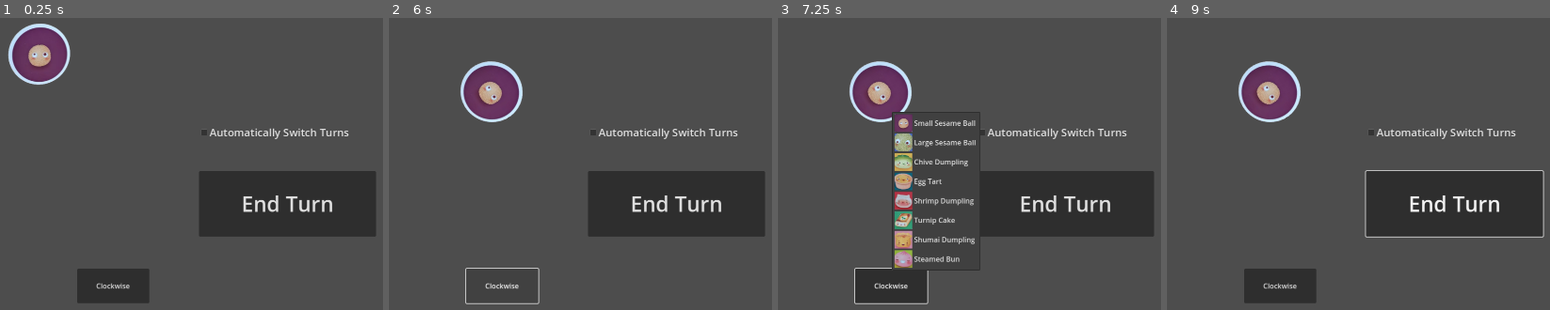
Above: before the commit, frames 1-4 (left to right).
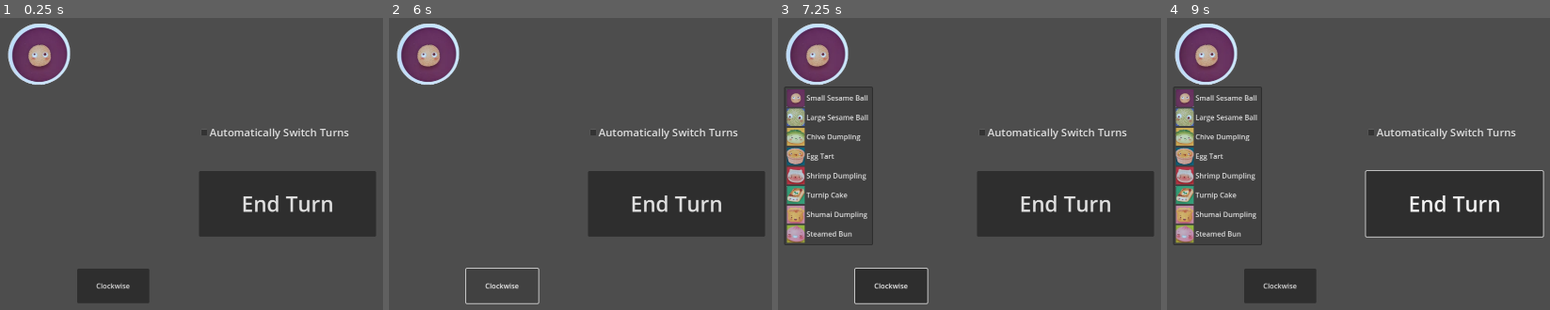
Above: after the commit, the same moments.

Repository: BrandonChang1/CPSC481AIsushidimsum
Game: Godot game, scene res://main.tscn
Same seed, same stepped clock (60 frames per second), same inputs: the game is played once before the commit and once after it.
Inputs (mouse positions are in pixels of both pictures, inside the frame that each line leads up to; where the layout moved, square brackets give the same spot in the first picture):
- Up to frame 1 (0.25 s): no input
- Up to frame 2 (6 s): click (427, 53) at 0.52 s; click (427, 53) at 1.27 s; click (427, 53) at 2.02 s; click (427, 53) at 2.77 s; click (427, 53) at 3.52 s; click (427, 53) at 4.25 s; click "End Turn" at 5 s; click "Clockwise" at 5.75 s
- Up to frame 3 (7.25 s): click (816, 53) [881, 91] at 6.5 s
- Up to frame 4 (9 s): click (1205, 53) at 7.27 s; click "End Turn" at 8 s; click (1205, 53) at 8.77 s

The runs differ from the first frame. In frame 1, 0.1% of the frame differs, in the area x 1-19%, y 1-23%; in frame 2, 5.4%; in frame 3, 13%, in the area x 1-53%, y 1-87%; in frame 4, 9.1%.
Error after the commit: Parse Error: Identifier "bowl" not declared in the current scope. (res://main.tscn::GDScript_pa3jy:48)

Commit message:
working on rotating

Diff:
--- a/main.tscn
+++ b/main.tscn
@@ -16,7 +16,15 @@
 # for opponents, do simple label counter, for yourself do stacked icons
 extends Control
 
+@onready var bowl0 = $Bowl0
 @onready var bowl1 = $Bowl1
+@onready var bowl2 = $Bowl2
+@onready var bowl3 = $Bowl3
+@onready var bowl4 = $Bowl4
+@onready var bowl5 = $Bowl5
+
+var bowls = [bowl0, bowl1, bowl2, bowl3, bowl4, bowl5] # why can this not be const?
+var rotations = [0, 60 * 1, 60 * 2, 60 * 3, 60 * 4, 60 * 5]
 
 enum {
 	small_sesame,
@@ -49,6 +57,15 @@
 	for n in num_players:
 		player_foods.append([0,0,0,0,0,0,0,0]) # watch out, this is a shallow copy. see the abandoned mahjong for more on this.
 
+	# for n in 6:
+	bowl[n].set_rotation_degrees(bowl1.get_rotation_degrees() + 60)
+	bowl2.set_rotation_degrees(bowl2.get_rotation_degrees() + 60 * 2)
+	bowl3.set_rotation_degrees(bowl3.get_rotation_degrees() + 60 * 3)
+	bowl4.set_rotation_degrees(bowl4.get_rotation_degrees() + 60 * 4)
+	bowl5.set_rotation_degrees(bowl5.get_rotation_degrees() + 60 * 5)
+
+
+
 # Called every frame. 'delta' is the elapsed time since the previous frame.
 func _process(delta: float) -> void:
 	pass
@@ -76,6 +93,7 @@
 		inc_turn()
 	if arg1 == \"cw\":
 		print(\"cw button pressed\")
+		bowl1.set_rotation_degrees(bowl1.get_rotation_degrees() + 60)
 		bowl1.set_rotation_degrees(bowl1.get_rotation_degrees() + 60)
 
 
@@ -145,7 +163,217 @@
 script = SubResource("GDScript_pa3jy")
 metadata/_edit_lock_ = true
 
+[node name="Bowl0" type="MenuButton" parent="."]
+unique_name_in_owner = true
+layout_mode = 1
+anchors_preset = -1
+offset_left = 792.0
+offset_top = 304.0
+offset_right = 940.0
+offset_bottom = 451.0
+grow_horizontal = 2
+grow_vertical = 2
+pivot_offset = Vector2(72, 240)
+theme_override_icons/icon = ExtResource("1_tg8bt")
+expand_icon = true
+switch_on_hover = true
+item_count = 8
+popup/item_0/text = "Small Sesame Ball"
+popup/item_0/icon = ExtResource("2_hj5bs")
+popup/item_1/text = "Large Sesame Ball"
+popup/item_1/icon = ExtResource("3_wolko")
+popup/item_1/id = 1
+popup/item_2/text = "Chive Dumpling"
+popup/item_2/icon = ExtResource("4_wy32f")
+popup/item_2/id = 2
+popup/item_3/text = "Egg Tart"
+popup/item_3/icon = ExtResource("4_fhocb")
+popup/item_3/id = 3
+popup/item_4/text = "Shrimp Dumpling"
+popup/item_4/icon = ExtResource("5_82ukx")
+popup/item_4/id = 4
+popup/item_5/text = "Turnip Cake"
+popup/item_5/icon = ExtResource("6_l42ue")
+popup/item_5/id = 5
+popup/item_6/text = "Shumai Dumpling"
+popup/item_6/icon = ExtResource("7_q68mw")
+popup/item_6/id = 6
+popup/item_7/text = "Steamed Bun"
+popup/item_7/icon = ExtResource("8_k300g")
+popup/item_7/id = 7
+script = SubResource("GDScript_1dx7h")
+metadata/bowl_index = 0
+metadata/current_item = 0
+
 [node name="Bowl1" type="MenuButton" parent="."]
+layout_mode = 1
+anchors_preset = -1
+offset_left = 792.0
+offset_top = 304.0
+offset_right = 940.0
+offset_bottom = 451.0
+grow_horizontal = 2
+grow_vertical = 2
+pivot_offset = Vector2(72, 240)
+theme_override_icons/icon = ExtResource("1_tg8bt")
+expand_icon = true
+switch_on_hover = true
+item_count = 8
+popup/item_0/text = "Small Sesame Ball"
+popup/item_0/icon = ExtResource("2_hj5bs")
+popup/item_1/text = "Large Sesame Ball"
+popup/item_1/icon = ExtResource("3_wolko")
+popup/item_1/id = 1
+popup/item_2/text = "Chive Dumpling"
+popup/item_2/icon = ExtResource("4_wy32f")
+popup/item_2/id = 2
+popup/item_3/text = "Egg Tart"
+popup/item_3/icon = ExtResource("4_fhocb")
+popup/item_3/id = 3
+popup/item_4/text = "Shrimp Dumpling"
+popup/item_4/icon = ExtResource("5_82ukx")
+popup/item_4/id = 4
+popup/item_5/text = "Turnip Cake"
+popup/item_5/icon = ExtResource("6_l42ue")
+popup/item_5/id = 5
+popup/item_6/text = "Shumai Dumpling"
+popup/item_6/icon = ExtResource("7_q68mw")
+popup/item_6/id = 6
+popup/item_7/text = "Steamed Bun"
+popup/item_7/icon = ExtResource("8_k300g")
+popup/item_7/id = 7
+script = SubResource("GDScript_1dx7h")
+metadata/bowl_index = 0
+metadata/current_item = 0
+
+[node name="Bowl2" type="MenuButton" parent="."]
+unique_name_in_owner = true
+layout_mode = 1
+anchors_preset = -1
+offset_left = 792.0
+offset_top = 304.0
+offset_right = 940.0
+offset_bottom = 451.0
+grow_horizontal = 2
+grow_vertical = 2
+pivot_offset = Vector2(72, 240)
+theme_override_icons/icon = ExtResource("1_tg8bt")
+expand_icon = true
+switch_on_hover = true
+item_count = 8
+popup/item_0/text = "Small Sesame Ball"
+popup/item_0/icon = ExtResource("2_hj5bs")
+popup/item_1/text = "Large Sesame Ball"
+popup/item_1/icon = ExtResource("3_wolko")
+popup/item_1/id = 1
+popup/item_2/text = "Chive Dumpling"
+popup/item_2/icon = ExtResource("4_wy32f")
+popup/item_2/id = 2
+popup/item_3/text = "Egg Tart"
+popup/item_3/icon = ExtResource("4_fhocb")
+popup/item_3/id = 3
+popup/item_4/text = "Shrimp Dumpling"
+popup/item_4/icon = ExtResource("5_82ukx")
+popup/item_4/id = 4
+popup/item_5/text = "Turnip Cake"
+popup/item_5/icon = ExtResource("6_l42ue")
+popup/item_5/id = 5
+popup/item_6/text = "Shumai Dumpling"
+popup/item_6/icon = ExtResource("7_q68mw")
+popup/item_6/id = 6
+popup/item_7/text = "Steamed Bun"
+popup/item_7/icon = ExtResource("8_k300g")
+popup/item_7/id = 7
+script = SubResource("GDScript_1dx7h")
+metadata/bowl_index = 0
+metadata/current_item = 0
+
+[node name="Bowl3" type="MenuButton" parent="."]
+unique_name_in_owner = true
+layout_mode = 1
+anchors_preset = -1
+offset_left = 792.0
+offset_top = 304.0
+offset_right = 940.0
+offset_bottom = 451.0
+grow_horizontal = 2
+grow_vertical = 2
+pivot_offset = Vector2(72, 240)
+theme_override_icons/icon = ExtResource("1_tg8bt")
+expand_icon = true
+switch_on_hover = true
+item_count = 8
+popup/item_0/text = "Small Sesame Ball"
+popup/item_0/icon = ExtResource("2_hj5bs")
+popup/item_1/text = "Large Sesame Ball"
+popup/item_1/icon = ExtResource("3_wolko")
+popup/item_1/id = 1
+popup/item_2/text = "Chive Dumpling"
+popup/item_2/icon = ExtResource("4_wy32f")
+popup/item_2/id = 2
+popup/item_3/text = "Egg Tart"
+popup/item_3/icon = ExtResource("4_fhocb")
+popup/item_3/id = 3
+popup/item_4/text = "Shrimp Dumpling"
+popup/item_4/icon = ExtResource("5_82ukx")
+popup/item_4/id = 4
+popup/item_5/text = "Turnip Cake"
+popup/item_5/icon = ExtResource("6_l42ue")
+popup/item_5/id = 5
+popup/item_6/text = "Shumai Dumpling"
+popup/item_6/icon = ExtResource("7_q68mw")
+popup/item_6/id = 6
+popup/item_7/text = "Steamed Bun"
+popup/item_7/icon = ExtResource("8_k300g")
+popup/item_7/id = 7
+script = SubResource("GDScript_1dx7h")
+metadata/bowl_index = 0
+metadata/current_item = 0
+
+[node name="Bowl4" type="MenuButton" parent="."]
+unique_name_in_owner = true
+layout_mode = 1
+anchors_preset = -1
+offset_left = 792.0
+offset_top = 304.0
+offset_right = 940.0
+offset_bottom = 451.0
+grow_horizontal = 2
+grow_vertical = 2
+pivot_offset = Vector2(72, 240)
+theme_override_icons/icon = ExtResource("1_tg8bt")
+expand_icon = true
+switch_on_hover = true
+item_count = 8
+popup/item_0/text = "Small Sesame Ball"
+popup/item_0/icon = ExtResource("2_hj5bs")
+popup/item_1/text = "Large Sesame Ball"
+popup/item_1/icon = ExtResource("3_wolko")
+popup/item_1/id = 1
+popup/item_2/text = "Chive Dumpling"
+popup/item_2/icon = ExtResource("4_wy32f")
+popup/item_2/id = 2
+popup/item_3/text = "Egg Tart"
+popup/item_3/icon = ExtResource("4_fhocb")
+popup/item_3/id = 3
+popup/item_4/text = "Shrimp Dumpling"
+popup/item_4/icon = ExtResource("5_82ukx")
+popup/item_4/id = 4
+popup/item_5/text = "Turnip Cake"
+popup/item_5/icon = ExtResource("6_l42ue")
+popup/item_5/id = 5
+popup/item_6/text = "Shumai Dumpling"
+popup/item_6/icon = ExtResource("7_q68mw")
+popup/item_6/id = 6
+popup/item_7/text = "Steamed Bun"
+popup/item_7/icon = ExtResource("8_k300g")
+popup/item_7/id = 7
+script = SubResource("GDScript_1dx7h")
+metadata/bowl_index = 0
+metadata/current_item = 0
+
+[node name="Bowl5" type="MenuButton" parent="."]
+unique_name_in_owner = true
 layout_mode = 1
 anchors_preset = -1
 offset_left = 792.0
@@ -233,7 +461,12 @@
 offset_bottom = 942.0
 text = "Clockwise"
 
+[connection signal="food_taken" from="Bowl0" to="." method="_on_menu_button_food_taken"]
 [connection signal="food_taken" from="Bowl1" to="." method="_on_menu_button_food_taken"]
+[connection signal="food_taken" from="Bowl2" to="." method="_on_menu_button_food_taken"]
+[connection signal="food_taken" from="Bowl3" to="." method="_on_menu_button_food_taken"]
+[connection signal="food_taken" from="Bowl4" to="." method="_on_menu_button_food_taken"]
+[connection signal="food_taken" from="Bowl5" to="." method="_on_menu_button_food_taken"]
 [connection signal="pressed" from="EndTurn" to="." method="_on_button_pressed" binds= ["turn"]]
 [connection signal="toggled" from="CheckBox" to="." method="_on_check_box_toggled"]
 [connection signal="pressed" from="Button" to="." method="_on_button_pressed" binds= ["cw"]]
